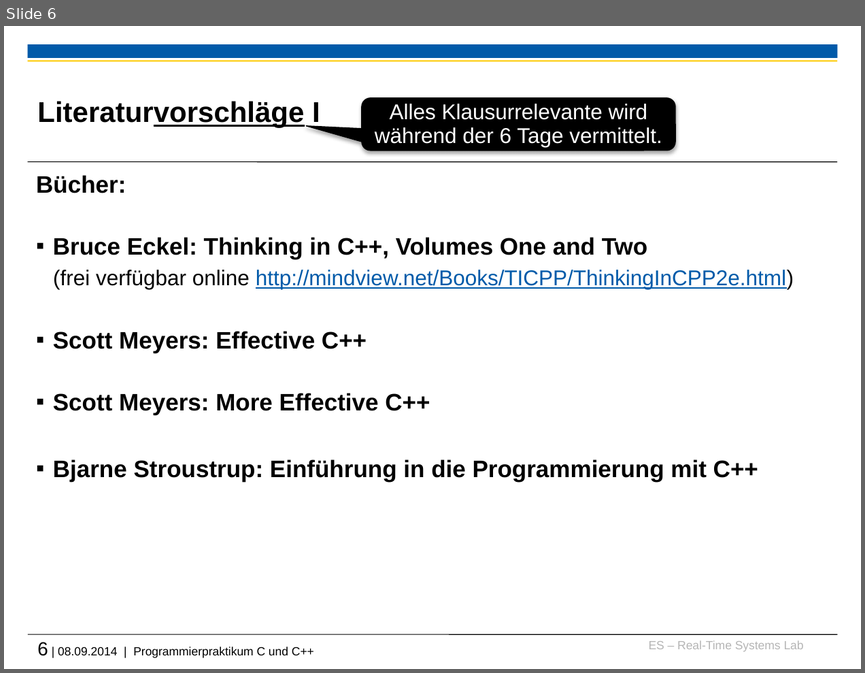
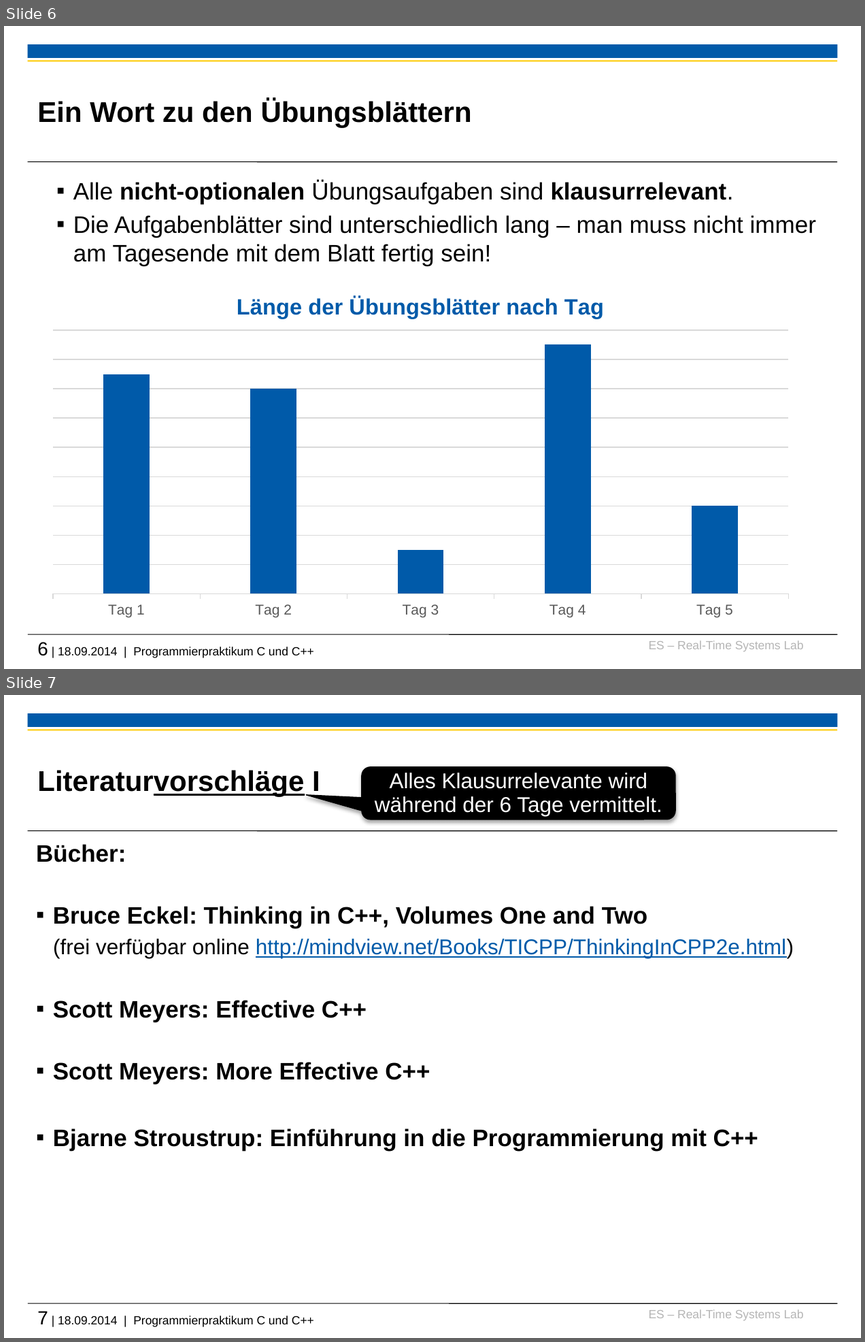
Before and after one commit to h82k/tud-cppp, a slide deck: Vorlesung/0 Organisatorisches.pptx. Shown one above the other, each under a label of ours: slide 6 before the commit, slides 6 and 7 after it. The pictures are 865x673 and 865x1342 pixels, drawn with LibreOffice and Linux fonts; fonts in the diff are those of the drawing; background and template pictures are left out. Boxes give left, top, right and bottom in pixels: in the first picture for what was removed or moved away, otherwise in the second. Text is boxed around its words. In the diff, an @@ line names an element or a change of style, - is before the commit and + after.

```diff
--- a/Vorlesung/0 Organisatorisches.pptx
+++ b/Vorlesung/0 Organisatorisches.pptx
@@ slide 6 added at bbox=[4, 26, 861, 669], background #FFFFFF; not listed: 6 template elements that a slide beside it also shows @@
@@ title added at bbox=[37, 99, 472, 128], 24 pt, text #000000, bold @@
+Ein Wort zu den Übungsblättern
@@ text added at bbox=[73, 180, 816, 266], 20 pt, text #000000 @@
+▪ Alle nicht-optionalen Übungsaufgaben sind klausurrelevant.
+▪ Die Aufgabenblätter sind unterschiedlich lang – man muss nicht immer am Tagesende mit dem Blatt fertig sein!
@@ column chart added at bbox=[37, 278, 804, 624] @@
+title "Länge der Übungsblätter nach Tag "
+categories: Tag 1, Tag 2, Tag 3, Tag 4, Tag 5
+Series 1: 88, 82, 18, 100, 35
@@ what was slide 6 is now slide 7 @@
@@ text at bbox=[37, 1310, 314, 1327]: text changed @@
-6 | 08.09.2014 | Programmierpraktikum C und C++
+7 | 18.09.2014 | Programmierpraktikum C und C++
```
Also in this commit, not shown: 3 slides changed, 4 other files.
